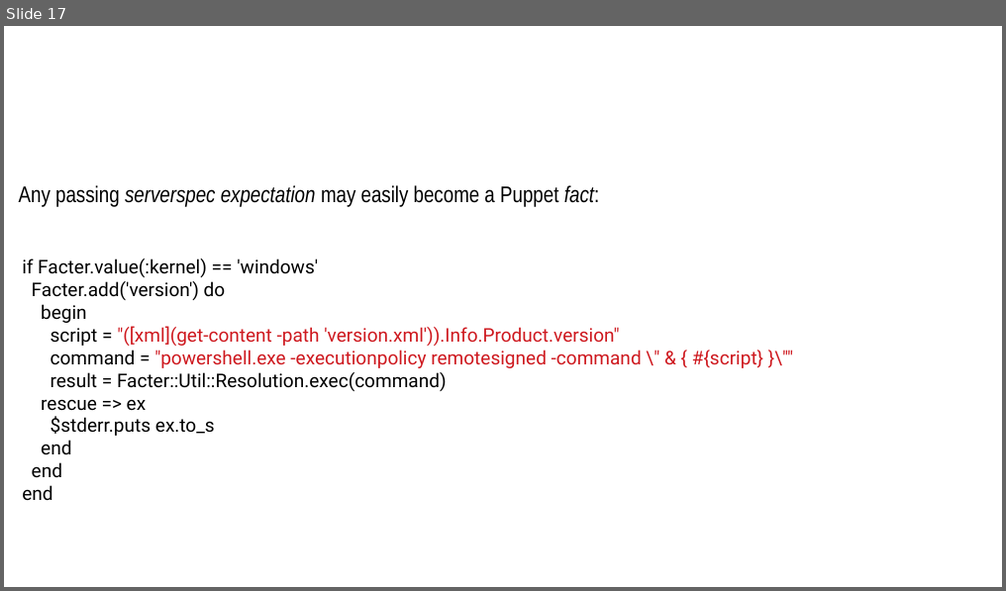
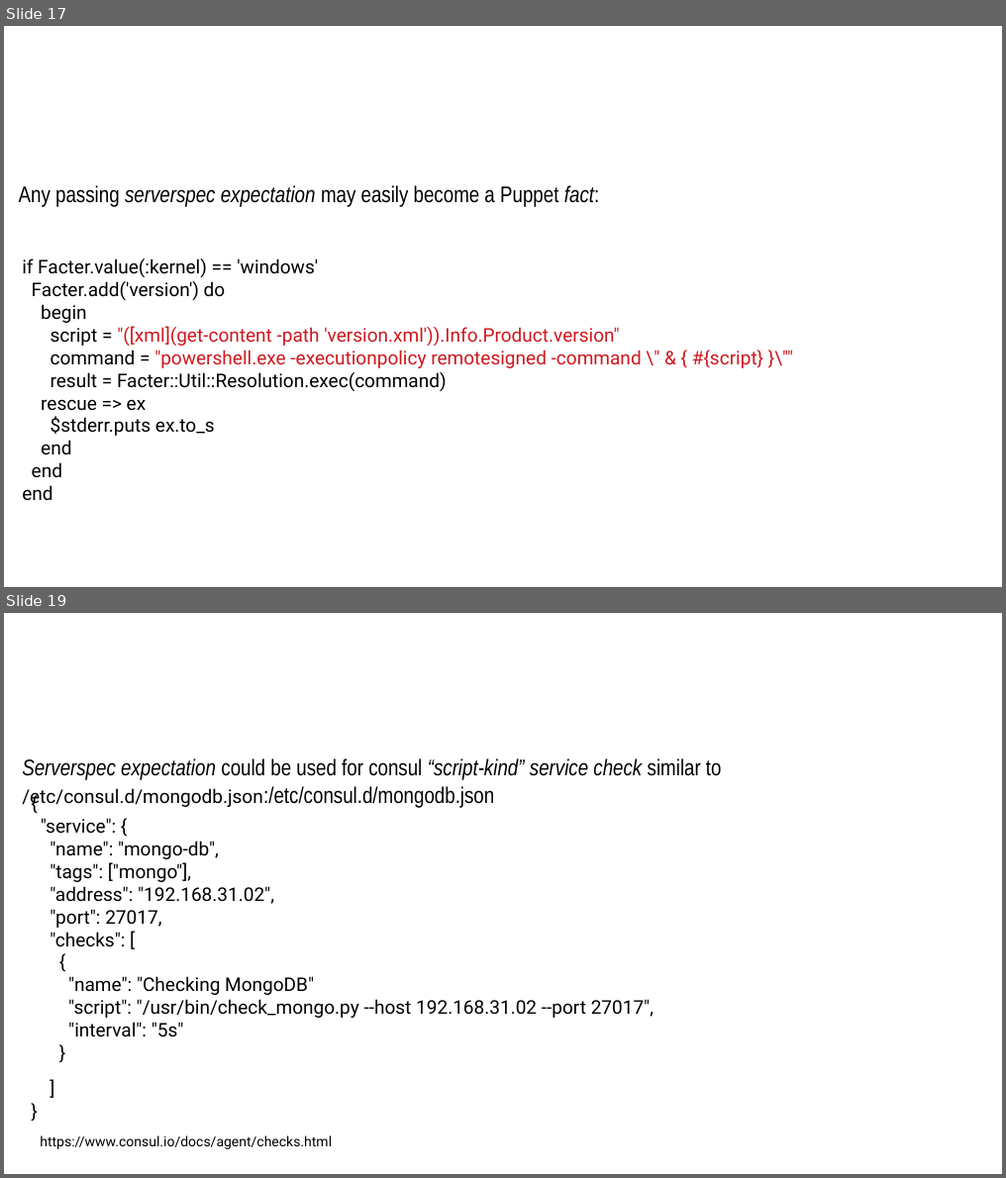
Before and after one commit to sergueik/uru_serverspec, a slide deck: Serverspec Integration in Cloud Provision.odp. Shown one above the other, each under a label of ours: slide 17 before the commit, slides 17 and 19 after it; the slides between them are not shown. The pictures are 1006x591 and 1006x1178 pixels, drawn with LibreOffice and Linux fonts; fonts in the diff are those of the drawing; background and template pictures are left out. Boxes give left, top, right and bottom in pixels: in the first picture for what was removed or moved away, otherwise in the second. Text is boxed around its words. In the diff, an @@ line names an element or a change of style, - is before the commit and + after.

```diff
--- a/Serverspec Integration in Cloud Provision.odp
+++ b/Serverspec Integration in Cloud Provision.odp
@@ slide 19 added at (4, 613, 1002, 1174), background #FFFFFF @@
@@ text added at (22, 759, 722, 808), 18 pt, text #000000 @@
+Serverspec expectation could be used for consul “script-kind” service check similar to /etc/consul.d/mongodb.json:/etc/consul.d/mongodb.json
@@ text added at (41, 818, 653, 1038), 15 pt, text #000000 @@
+{
+"service": {
+"name": "mongo-db",
+"tags": ["mongo"],
+"address": "192.168.31.02",
+"port": 27017,
+"checks": [
+{
+"name": "Checking MongoDB"
+"script": "/usr/bin/check_mongo.py --host 192.168.31.02 --port 27017",
+"interval": "5s"
+}
+]
+}
@@ text added at (40, 1136, 332, 1150), 11 pt, text #000000 @@
+https://www.consul.io/docs/agent/checks.html
```
Also in this commit, not shown: 4 slides changed, 1 other slide added, 1 other file.
